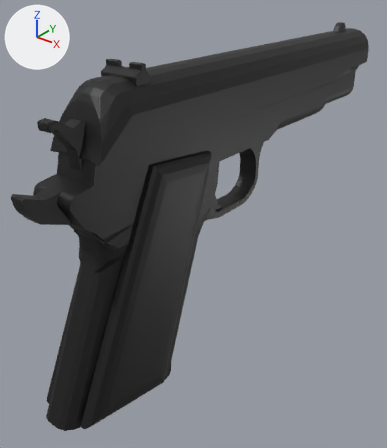
The Blender file mats/models/Colt1911/1911-3-3.blend, before and after one commit.
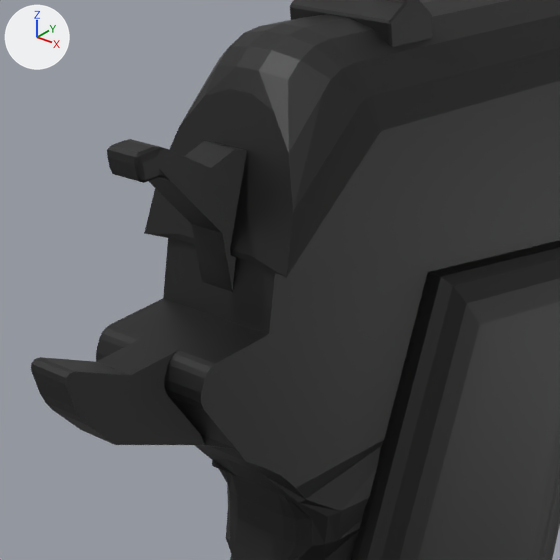
Each version is shown whole from a 50 mm lens placed at (0.1163, -0.1713, 0.0849), pointed at (-0.0093, -0.0142, -0.0124), then close up on the part from 0% to 50% of the width and 16% to 59% of the height. Lighting does not change. The marker at upper left points along +X, +Y and +Z. Both versions are drawn at frame 20 of the action 'HammerAction'; the numbers are the values there.

In view in the first close-up: 'Hammer', 'HandGrip', 'Slide'.
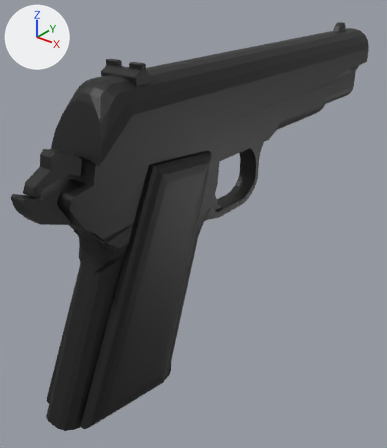
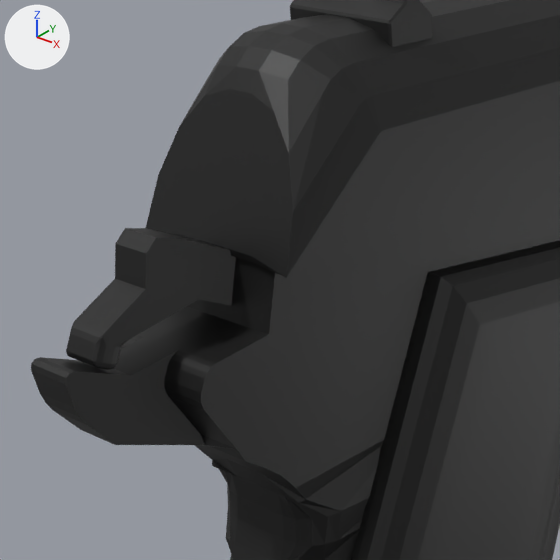
The edits, one by one:
Object 'Hammer' (ob_hammer) turns from (0, 0, 0) to (60, 0, 0) degrees about x, y and z.

Where the change shows, as pixel boxes [x1, y1, x2, y2] in the close-ups (560 x 560 px):
'Hammer', turned: before [107, 139, 247, 292]; after [66, 228, 236, 370]
